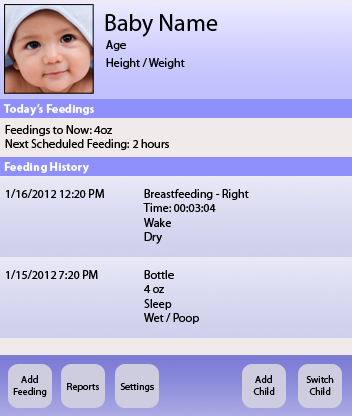
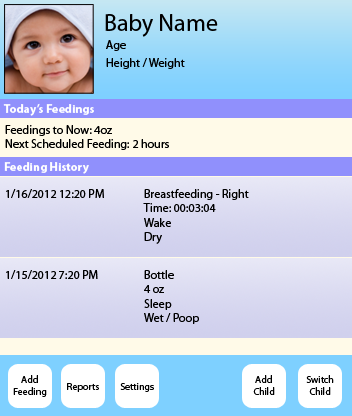
Layer changes from the first 352px x 416px image to the second:
painted on "Shape 1" (1st of 5, in "footer" › "button - holder 3") over box(242, 364, 286, 408)
painted on "Shape 1" (2nd of 5, in "footer" › "button - holder 2") over box(298, 364, 342, 408)
painted on "Shape 1" (3rd of 5, in "footer" › "button - holder 5") over box(115, 364, 159, 408)
painted on "Shape 1" (4th of 5, in "footer" › "button - holder 4") over box(61, 364, 105, 408)
painted on "Shape 1" (5th of 5, in "footer" › "button - holder") over box(8, 364, 52, 408)
painted on "footer bg" over box(0, 355, 352, 416)
painted on "header_bg" over box(0, 0, 352, 99)
painted on "Background" over box(0, 0, 352, 416)
